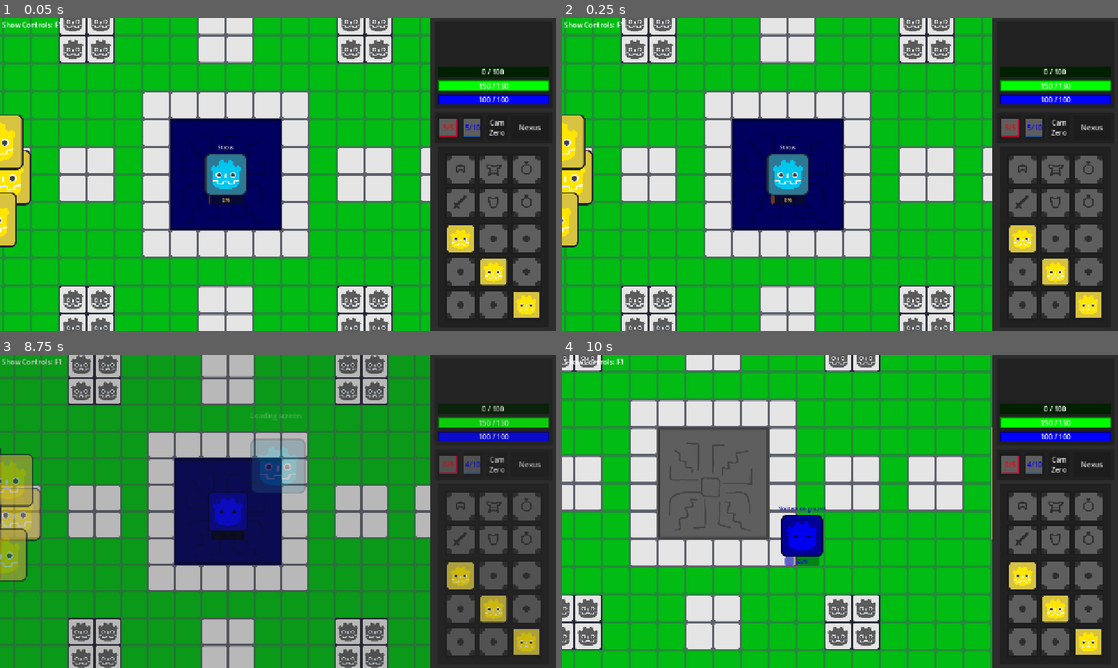
Above: before the commit, frames 1-4 (two rows, left to right).
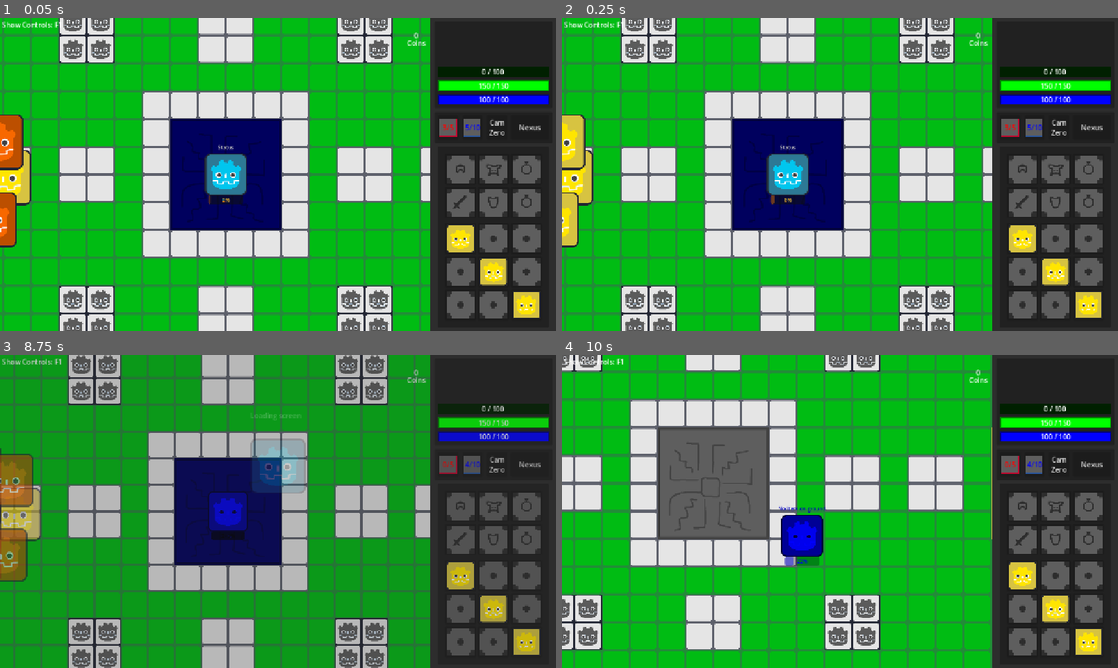
Above: after the commit, the same moments.

Repository: richiii999/ddd
Game: Godot game, scene res://Script Classes and Base Scenes/GameManager.tscn
Two runs of this game, one before a commit and one after it. Both use one fixed random seed, a clock stepped at 60 frames per second and the inputs below.
Inputs (mouse positions are in pixels of both pictures, inside the frame that each line leads up to):
- Up to frame 1 (0.05 s): no input
- Up to frame 2 (0.25 s): no input
- Up to frame 3 (8.75 s): click "3/5" at 0.5 s; click "2/5" at 1.25 s; move the mouse to (227, 470) at 2.02 s; hold Right (right) 2.03-2.78 s; tap Q (Loot) at 2.1, 3.05, 3.8, 4.55, 5.1, 6.05, 6.8, 7.55, 8.3 s; move the mouse to (166, 527) at 2.77 s; hold Down (down) 2.78-3.53 s; tap H (HPot) at 2.85 s; move the mouse to (333, 442) at 3.52 s; hold Right (right) 3.53-4.28 s; tap E (Interact) at 3.6 s; move the mouse to (250, 574) at 4.27 s; hold Up (up) 4.28-5.03 s; click (250, 574) at 4.35 s; move the mouse to (444, 558) at 5.02 s; hold Left (left) 5.03-6.53 s; move the mouse to (111, 464) at 5.77 s; tap G (MPot) at 5.85 s; move the mouse to (305, 511) at 6.52 s; hold Down (down) 6.53-7.28 s; tap N (Nexus) at 6.6 s; move the mouse to (194, 433) at 7.27 s; hold Right (right) 7.28-8.03 s; right-click (194, 433) at 7.35 s; move the mouse to (400, 495) at 8.02 s; hold Up (up) from 8.03 s (still down); tap - (minus) at 8.1 s
- Up to frame 4 (10 s): move the mouse to (728, 527) at 8.77 s; release Up (up) at 8.78 s; hold Right (right) 8.78-9.53 s; tap = (plus) at 8.85 s; tap Q (Loot) at 9.05, 9.8 s; move the mouse to (895, 442) at 9.52 s; hold Down (down) from 9.53 s (still down); hold Space (space) from 9.53 s (still down)

The runs differ from the first frame. In frame 1, 1.1% of the frame differs, in the area x 0-77%, y 4-73%; in frame 2, less than 0.1%; in frame 3, 1.6%, in the area x 0-77%, y 4-72%; in frame 4, less than 0.1%.

Commit message:
Coins, pick up like an item

Diff:
--- a/Entity/Player/player.gd
+++ b/Entity/Player/player.gd
@@ -24,6 +24,10 @@
 var XPScaleFactor : float = 1.25 # How much does the cost go up per level?
 var FMScaleFactor : float = 1.05 # How much does the cost go up per fame? (scales slower)
 var skillPoints : int = 1 # One per level
+
+## Currency
+var coins : int = 0 # Coins drop from various places / enemies
+func incCoins(i:int): coins += i; %RMenu/Coins.text = str(coins)
 
 ## Dashing
 var dashing : bool = false # Dashing state, if true, cannot move with WASD
@@ -296,22 +300,34 @@
 	%RMenu/Fame_Bar/Fame_Text.text = "%s" % [Fame]
 
 ## Items
-func Loot(): # Smart behavior based on ur curr inventory
+func Loot() -> void: # Smart behavior based on ur curr inventory
 	if %RMenu/Inventory.mouseHasItem(): DropItem() # Drop from mouse
 	else: pickItem() # Otherwise try to pickup
 
-func pickItem():
+func pickItem() -> void:
+	if ($ItemPickupRange.smartArea.is_empty()):
+		$Status.addStatusText("No Item on ground", "Gray")
+		return
+
 	var openSlot : int = %RMenu/Inventory.firstEmptyInvSlot()
-	if ($ItemPickupRange.smartArea.is_empty()): $Status.addStatusText("No Item on ground", "Gray")
-	elif (openSlot == -1): $Status.addStatusText("Full inv!", "Gray")
-	else:
-		var inv = $CanvasLayer/RMenu/Inventory
-		var pickedItem : Item = $ItemPickupRange.smartArea[0].find_child("ItemSlot").get_child(0) # First touched groundItem has priority
-		if (pickedItem == null): print("Null item picked up") # null shouldnt break inv, but still shouldnt happen (problem with the item)
-
-		inv.Inv[inv.Slot.GROUND] = pickedItem.duplicate() # Put item in 'Ground' slot
-		inv._on_Slot_Click(openSlot, inv.Slot.GROUND) # Then perform update on inv (moves into inv, deleted ground item)
-		$ItemPickupRange.smartArea[0].queue_free() # Delete grounditem after
+	var inv = $CanvasLayer/RMenu/Inventory
+	var pickedItem : Item = $ItemPickupRange.smartArea[0].find_child("ItemSlot").get_child(0) # First touched groundItem has priority
+	if (pickedItem == null):
+		push_warning("Null item picked up") # null shouldnt break inv, but still shouldnt happen (problem with the item)
+		return
+
+	if (pickedItem.type == -2):
+		incCoins(1) # Coins have a special itemType
+		$ItemPickupRange.smartArea[0].queue_free()
+		return
+
+	if (openSlot == -1):
+		$Status.addStatusText("Full inv!", "Gray")
+		return
+
+	inv.Inv[inv.Slot.GROUND] = pickedItem.duplicate() # Put item in 'Ground' slot
+	inv._on_Slot_Click(openSlot, inv.Slot.GROUND) # Then perform update on inv (moves into inv, deleted ground item)
+	$ItemPickupRange.smartArea[0].queue_free() # Delete grounditem after
 
 func DropItem():
 	var inv = $CanvasLayer/RMenu/Inventory
--- a/Maps/Nexus.tscn
+++ b/Maps/Nexus.tscn
@@ -5,6 +5,7 @@
 [ext_resource type="PackedScene" uid="uid://tcx34hy287cs" path="res://Maps/Mechanics/Waygate.tscn" id="3_rty01"]
 [ext_resource type="PackedScene" uid="uid://blyjhm2j5onnb" path="res://Maps/Mechanics/EnemyPackSpawner.tscn" id="4_6ppdv"]
 [ext_resource type="PackedScene" uid="uid://c2lryasv0namt" path="res://Entity/Enemy/Dummy.tscn" id="5_np840"]
+[ext_resource type="PackedScene" uid="uid://bkpkshofyjcse" path="res://UI/Item/Items/Coin.tscn" id="6_1hknf"]
 [ext_resource type="PackedScene" uid="uid://bxg67641quuf5" path="res://UI/Item/ground_item.tscn" id="6_6ie80"]
 
 [node name="Nexus" type="TileMapLayer" unique_id=961261896 groups=["World"]]
@@ -53,9 +54,12 @@
 
 [node name="GroundItem8" parent="testItems" unique_id=410372538 instance=ExtResource("6_6ie80")]
 position = Vector2(-607, 104)
+itemScene = ExtResource("6_1hknf")
 
 [node name="GroundItem9" parent="testItems" unique_id=632036917 instance=ExtResource("6_6ie80")]
 position = Vector2(-545, 104)
+itemScene = ExtResource("6_1hknf")
 
 [node name="GroundItem10" parent="testItems" unique_id=2072095981 instance=ExtResource("6_6ie80")]
 position = Vector2(-530, -75)
+itemScene = ExtResource("6_1hknf")
--- /dev/null
+++ b/UI/Item/Items/Coin.tscn
@@ -0,0 +1,31 @@
+[gd_scene format=3 uid="uid://bkpkshofyjcse"]
+
+[ext_resource type="Texture2D" uid="uid://drfpfdw05ump0" path="res://Assets/Sprites/GD Icons/GD_Yellow.tres" id="1_buae7"]
+[ext_resource type="Texture2D" uid="uid://3baec8vvuxpd" path="res://Assets/Sprites/GD Icons/GD_Orange.tres" id="2_d7een"]
+[ext_resource type="Script" uid="uid://dpbuam0tpmaha" path="res://UI/Item/Item.gd" id="2_fcwoc"]
+
+[sub_resource type="SpriteFrames" id="SpriteFrames_buae7"]
+animations = [{
+"frames": [{
+"duration": 1.0,
+"texture": ExtResource("1_buae7")
+}, {
+"duration": 1.0,
+"texture": ExtResource("2_d7een")
+}],
+"loop": true,
+"name": &"default",
+"speed": 5.0
+}]
+
+[node name="Coin" type="Sprite2D" unique_id=1667245125]
+script = ExtResource("2_fcwoc")
+itemName = "Coin"
+type = -2
+
+[node name="AnimatedSprite2D" type="AnimatedSprite2D" parent="." unique_id=1259461133]
+sprite_frames = SubResource("SpriteFrames_buae7")
+autoplay = "default"
+frame = 1
+frame_progress = 0.5181447
+speed_scale = 0.5
--- a/UI/Item/ground_item.gd
+++ b/UI/Item/ground_item.gd
@@ -3,7 +3,12 @@
 @export var TTL : float = 15.00 # Time for an item to despawn (sec)
 @export var item : Item = null
 
+# If the groundItem is manually placed (ex. for debugging), need to use a scene
+@export var itemScene : PackedScene = null
+
 func _ready():
+	if itemScene: item = itemScene.instantiate()
+
 	z_index = 10 # Render above floor
 
 	# Despawn Timer
--- a/UI/RMenu/Inventory/Inventory_UI.gd
+++ b/UI/RMenu/Inventory/Inventory_UI.gd
@@ -1,9 +1,4 @@
 extends Control ## Inventory (MAIN): Interfaces with the slots for gear, items, and the mouse
-
-
-## TODO: Later, can change the UI layout to left, right, top, bottom, whatever
-# which is just mirrored or setting the anchor to Top Left instead of Top Right
-# Bottom layout: 1 row, many column: [Player Icon] [Playername] [HP] [Mana] [gear slots] [inventory slots] [minimap]
 
 ## I fuckin hate anchors. Why is it so hard to scale things to the screen?
 # I litterally just locked the resolution of the game to 1280x720 to fix it "temporarily" (forever)
@@ -33,15 +28,11 @@
 	#print("First Empty SlotNum = " + str(firstEmptyInvSlot()))
 
 # Position of the inventory's origin relative to game's origin
-# Offset by a few extra pixels (ex. 12) to avoid overlapping the mouse
+# Offset by a few extra pixels (20) to avoid overlapping the mouse
 @export var MouseOffset : Vector2i = Vector2i(995 - 20, 295 - 20)
 
 func _process(_delta):
 	$MouseSlot.position = Tools.VecSub(get_global_mouse_position(), MouseOffset)
-
-# Inv management: When click on slot, swap with mouse slot.
-# TODO: If "Q" with item in mouse, drop in bag.
-# TODO: bag despawns with important item gets sent to mail
 
 func ValidateSlot(SlotN : int, item : Item) -> bool:
 	return (
--- a/UI/RMenu/r_menu.tscn
+++ b/UI/RMenu/r_menu.tscn
@@ -49,7 +49,7 @@
 border_width_bottom = 2
 border_color = Color(1, 0.25098, 0, 1)
 
-[node name="RMenu" type="ColorRect"]
+[node name="RMenu" type="ColorRect" unique_id=1195250614]
 anchors_preset = -1
 anchor_left = 0.775
 anchor_right = 1.0
@@ -59,13 +59,13 @@
 grow_vertical = 2
 color = Color(0.176471, 0.176471, 0.176471, 1)
 
-[node name="Minimap" parent="." instance=ExtResource("1_jjgq5")]
+[node name="Minimap" parent="." unique_id=991281528 instance=ExtResource("1_jjgq5")]
 layout_mode = 1
 anchor_left = 0.0277778
 anchor_top = 0.0111111
 anchor_right = 0.97
 
-[node name="Utility" parent="." instance=ExtResource("2_e8gpg")]
+[node name="Utility" parent="." unique_id=1939657552 instance=ExtResource("2_e8gpg")]
 layout_mode = 1
 anchor_left = 0.0277778
 anchor_top = 0.3
@@ -76,7 +76,7 @@
 grow_horizontal = 1
 grow_vertical = 1
 
-[node name="Inventory" parent="." instance=ExtResource("3_pcc4m")]
+[node name="Inventory" parent="." unique_id=1214542624 instance=ExtResource("3_pcc4m")]
 layout_mode = 1
 anchors_preset = -1
 anchor_left = 0.0555556
@@ -88,7 +88,7 @@
 offset_bottom = -0.0800171
 metadata/_edit_use_anchors_ = true
 
-[node name="HP_Bar" type="ProgressBar" parent="."]
+[node name="HP_Bar" type="ProgressBar" parent="." unique_id=436757496]
 layout_mode = 1
 anchors_preset = -1
 anchor_left = 0.0559999
@@ -106,7 +106,7 @@
 show_percentage = false
 metadata/_edit_use_anchors_ = true
 
-[node name="HP_Text" type="RichTextLabel" parent="HP_Bar"]
+[node name="HP_Text" type="RichTextLabel" parent="HP_Bar" unique_id=1865393913]
 layout_mode = 1
 anchors_preset = 15
 anchor_right = 1.0
@@ -120,7 +120,7 @@
 horizontal_alignment = 1
 vertical_alignment = 1
 
-[node name="MP_Bar" type="ProgressBar" parent="."]
+[node name="MP_Bar" type="ProgressBar" parent="." unique_id=1104932176]
 layout_mode = 1
 anchors_preset = -1
 anchor_left = 0.056
@@ -138,7 +138,7 @@
 show_percentage = false
 metadata/_edit_use_anchors_ = true
 
-[node name="MP_Text" type="RichTextLabel" parent="MP_Bar"]
+[node name="MP_Text" type="RichTextLabel" parent="MP_Bar" unique_id=1384016067]
 layout_mode = 1
 anchors_preset = 15
 anchor_right = 1.0
@@ -152,7 +152,7 @@
 horizontal_alignment = 1
 vertical_alignment = 1
 
-[node name="XP_Bar" type="ProgressBar" parent="."]
+[node name="XP_Bar" type="ProgressBar" parent="." unique_id=218592652]
 layout_mode = 1
 anchors_preset = -1
 anchor_left = 0.0560001
@@ -170,7 +170,7 @@
 show_percentage = false
 metadata/_edit_use_anchors_ = true
 
-[node name="XP_Text" type="RichTextLabel" parent="XP_Bar"]
+[node name="XP_Text" type="RichTextLabel" parent="XP_Bar" unique_id=1117124343]
 layout_mode = 1
 anchors_preset = 15
 anchor_right = 1.0
@@ -184,7 +184,7 @@
 horizontal_alignment = 1
 vertical_alignment = 1
 
-[node name="Fame_Bar" type="ProgressBar" parent="."]
+[node name="Fame_Bar" type="ProgressBar" parent="." unique_id=234901984]
 visible = false
 layout_mode = 1
 anchors_preset = -1
@@ -204,7 +204,7 @@
 show_percentage = false
 metadata/_edit_use_anchors_ = true
 
-[node name="Fame_Text" type="RichTextLabel" parent="Fame_Bar"]
+[node name="Fame_Text" type="RichTextLabel" parent="Fame_Bar" unique_id=1482440883]
 layout_mode = 1
 anchors_preset = 15
 anchor_right = 1.0
@@ -218,3 +218,20 @@
 scroll_active = false
 horizontal_alignment = 1
 vertical_alignment = 1
+
+[node name="Coins" type="RichTextLabel" parent="." unique_id=1055815199]
+layout_mode = 0
+offset_left = -60.99994
+offset_top = 29.0
+offset_right = -5.999939
+offset_bottom = 69.0
+text = "0"
+horizontal_alignment = 1
+
+[node name="CoinsLabel" type="RichTextLabel" parent="Coins" unique_id=173744761]
+layout_mode = 0
+offset_right = 55.0
+offset_bottom = 40.0
+text = "Coins"
+horizontal_alignment = 1
+vertical_alignment = 2
